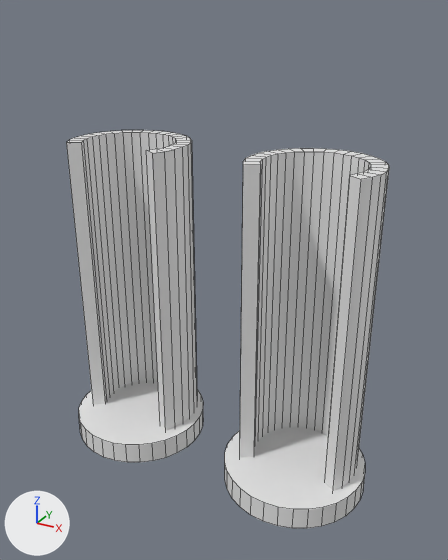
Renders of the Blender file Assets/KoboldKare/Models/brainSwapper.blend from each side of a commit.
Rendered twice from a camera (50 mm lens) standing at (3.05, -5.58, 4.98) and looking at (0.07, -0.16, 2.27). The lights are fixed; the arrows at lower left show +X, +Y and +Z. Mesh edges are drawn as thin lines.
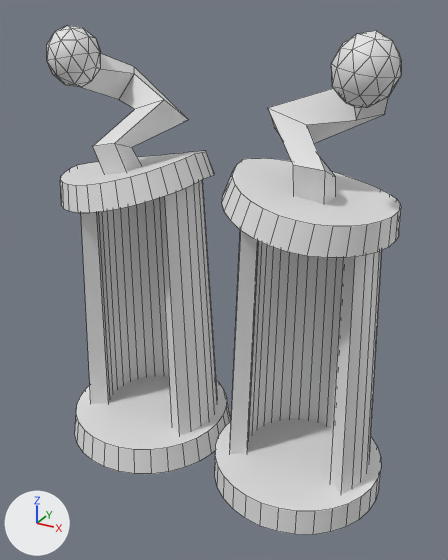
What changed in the scene script:
```text
Add mat_glass:
    mat_glass = principled_material('Glass')
    mat_glass.base_color = (0.8, 0.8, 0.8)  # white #e7e7e7
Add mat_bodyswapmachine:
    mat_bodyswapmachine = principled_material('BodySwapMachine')
    mat_bodyswapmachine.base_color = (0.8, 0.8, 0.8)  # white #e7e7e7
Change me_cylinder:
    used by ob_cylinder; location = (0.0, 0.0, 1.27)
    remove me_cylinder.from_pydata(...)  # 312 vertices, 246 faces; spans x -1.91..1.81, y -1.01..0.58, z -1.25..2.38
    add me_cylinder.from_pydata(...)  # 564 vertices, 418 faces; spans x -2.01..1.96, y -1.15..0.87, z -1.25..3.55
    me_cylinder part 1: the loose piece of 64 vertices spanning x 0.22..1.81, y -1.01..0.58, z -1.25..-0.99 is scaled about its middle by (1.19, 1.19, 1.18), then moved by (0.0, 0.08, 0.02), in mat_bodyswapmachine (white #e7e7e7)
    me_cylinder part 2: the loose piece of 92 vertices spanning x 0.35..1.7, y -0.5..0.54, z -1.07..2.38 is rebuilt with 92 vertices and now spans x 0.22..1.82, y -0.56..0.69, z -1.04..2.27, in mat_glass (white #e7e7e7)
    me_cylinder part 3: the loose piece of 92 vertices spanning x -1.79..-0.44, y -0.5..0.54, z -1.07..2.38 is rebuilt with 92 vertices and now spans x -1.8..-0.16, y -0.56..0.72, z -1.04..2.07, in mat_glass (white #e7e7e7)
    me_cylinder part 4: the loose piece of 64 vertices spanning x -1.91..-0.32, y -1.01..0.58, z -1.25..-0.99 is rebuilt with 64 vertices and now spans x -2.01..0.01, y -1.15..0.87, z -1.25..-0.94, in mat_bodyswapmachine (white #e7e7e7)
    me_cylinder part 5: a new loose piece of 64 vertices spanning x 0.19..1.86, y -1.03..0.67, z 1.77..2.35, in mat_bodyswapmachine (white #e7e7e7)
    me_cylinder part 6: a new loose piece of 64 vertices spanning x -1.84..-0.16, y -1.03..0.67, z 1.77..2.35, in mat_bodyswapmachine (white #e7e7e7)
    me_cylinder part 7: a new loose piece of 42 vertices spanning x 1.25..1.8, y -0.74..-0.18, z 2.96..3.55, in mat_bodyswapmachine (white #e7e7e7)
    me_cylinder part 8: a new loose piece of 42 vertices spanning x -1.77..-1.23, y -0.74..-0.18, z 2.96..3.55, in mat_bodyswapmachine (white #e7e7e7)
    me_cylinder part 9: a new loose piece of 20 vertices spanning x 0.5..1.7, y -0.57..0.33, z 2.03..3.3, in mat_bodyswapmachine (white #e7e7e7)
    me_cylinder part 10: a new loose piece of 20 vertices spanning x -1.68..-0.48, y -0.57..0.35, z 2.01..3.3, in mat_bodyswapmachine (white #e7e7e7)
    add me_cylinder.materials.append(mat_bodyswapmachine)  # white #e7e7e7
    add me_cylinder.materials.append(mat_glass)  # white #e7e7e7
```

Where the change shows, as pixel boxes (x1, y1, x2, y2) in the pictures (448 x 560 px; the box of a moved part takes in the faces that stretch with it):
'Cylinder', reshaped (10% wider, 28% taller): before (66, 130, 389, 528); after (47, 26, 401, 535)
part 1 of me_cylinder, moved or reshaped: before (225, 427, 365, 528); after (215, 418, 381, 535)
part 2 of me_cylinder, rebuilt: before (240, 148, 389, 491); after (230, 230, 382, 494)
part 3 of me_cylinder, rebuilt (15% shorter): before (66, 130, 197, 430); after (81, 180, 218, 436)
part 4 of me_cylinder, rebuilt (25% wider, 22% taller): before (79, 381, 203, 462); after (75, 375, 230, 474)
part 5 of me_cylinder, added: after (222, 158, 401, 258)
part 6 of me_cylinder, added: after (60, 151, 214, 213)
part 7 of me_cylinder, added: after (331, 31, 401, 108)
part 8 of me_cylinder, added: after (47, 26, 101, 87)
part 9 of me_cylinder, added: after (268, 88, 388, 204)
part 10 of me_cylinder, added: after (81, 54, 189, 174)
